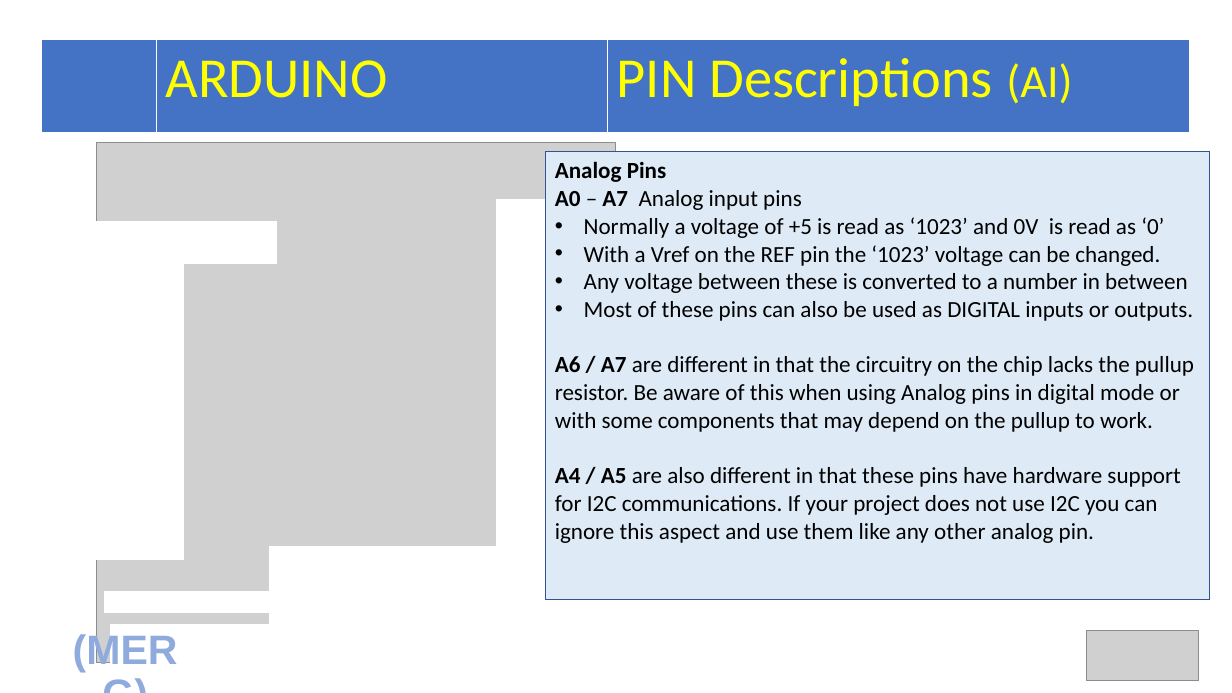
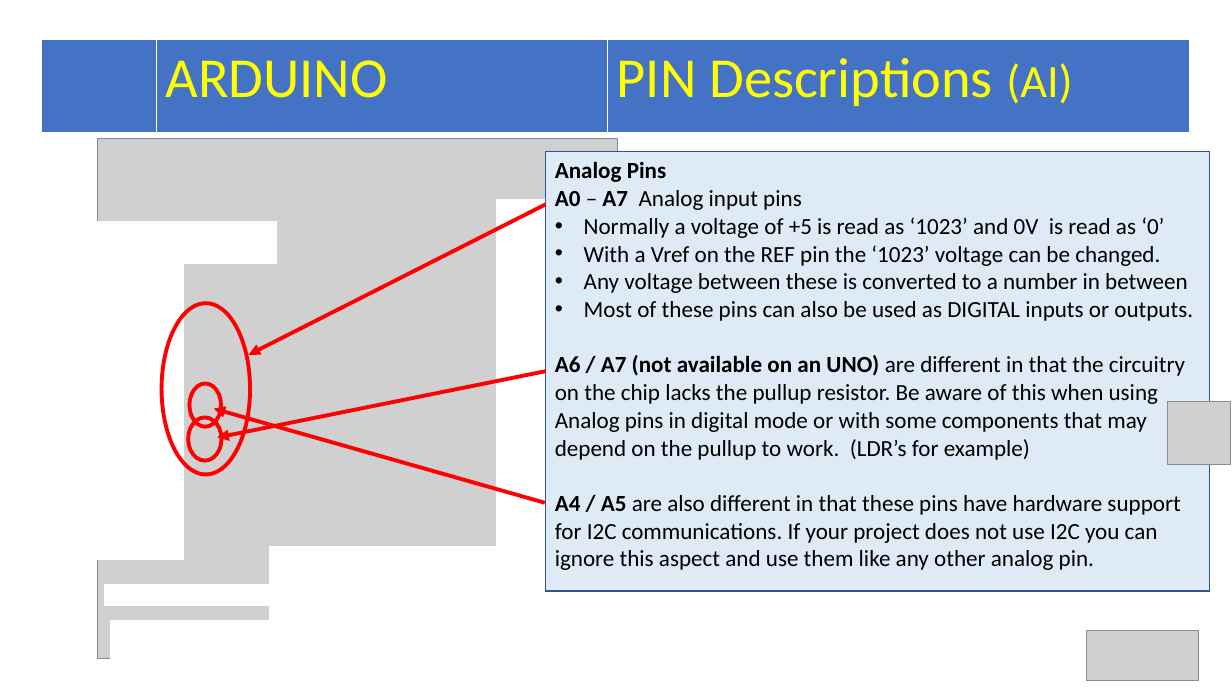
Before and after one commit to Alan-Lomax/MERG-SIG-Presentations, a slide deck: slide 9 of Arduino IO Compendium.pptx. Drawn at 1232x693 pixels with LibreOffice and Linux fonts; fonts in the diff are those of the drawing; grey boxes stand for pictures. Boxes give left, top, right and bottom in pixels: in the first picture for what was removed or moved away, otherwise in the second. Text is boxed around its words. In the diff, an @@ line names an element or a change of style, - is before the commit and + after.

```diff
--- a/Arduino IO Compendium.pptx
+++ b/Arduino IO Compendium.pptx
@@ rectangle "Analog Pins": place and size @@
-rectangle "Analog Pins" at <box>546,152,1211,600</box>
+rectangle "Analog Pins" at <box>546,152,1211,592</box>
@@ arrow added from (546, 204) to (249, 355), #FF0000 3 pt @@
@@ ellipse added at <box>162,303,250,474</box>, outline #FF0000 3 pt @@
@@ text in rectangle at <box>555,355,1185,460</box>: text changed @@
-A6 / A7 are different in that the circuitry on the chip lacks the pullup resistor. Be aware of this when using Analog pins in digital mode or with some components that may depend on the pullup to work.
+A6 / A7 (not available on an UNO) are different in that the circuitry on the chip lacks the pullup resistor. Be aware of this when using Analog pins in digital mode or with some components that may depend on the pullup to work. (LDR’s for example)
@@ ellipse added at <box>189,384,221,427</box>, outline #FF0000 3 pt @@
@@ arrow added from (546, 372) to (217, 438), #FF0000 3 pt @@
@@ ellipse added at <box>189,418,222,461</box>, outline #FF0000 3 pt @@
@@ arrow added from (545, 503) to (213, 409), #FF0000 3 pt @@
@@ picture added at <box>1167,401,1231,465</box> @@
@@ 2 rectangles, 1 picture: place and size @@
-2 rectangles, 1 picture at <box>96,143,624,668</box>
+2 rectangles, 1 picture at <box>98,139,624,665</box>
@@ text removed at <box>56,625,193,681</box> @@
-(MERG)
```
Also in this commit, not shown: 30 other slides changed, 1 slide added.
